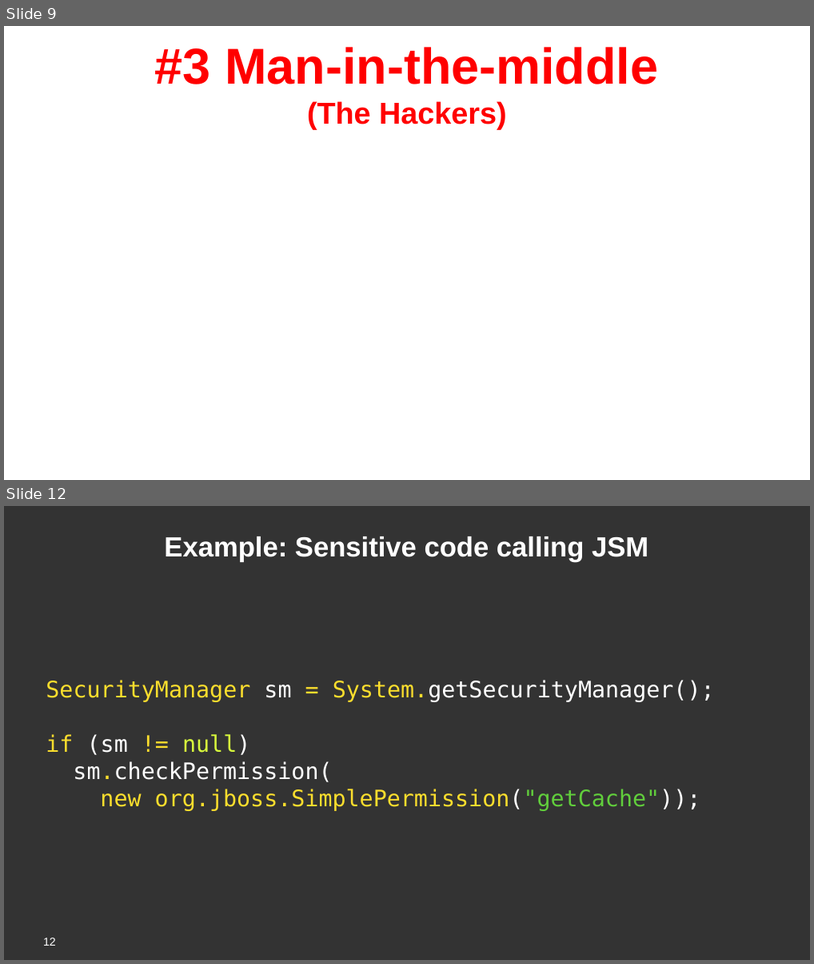
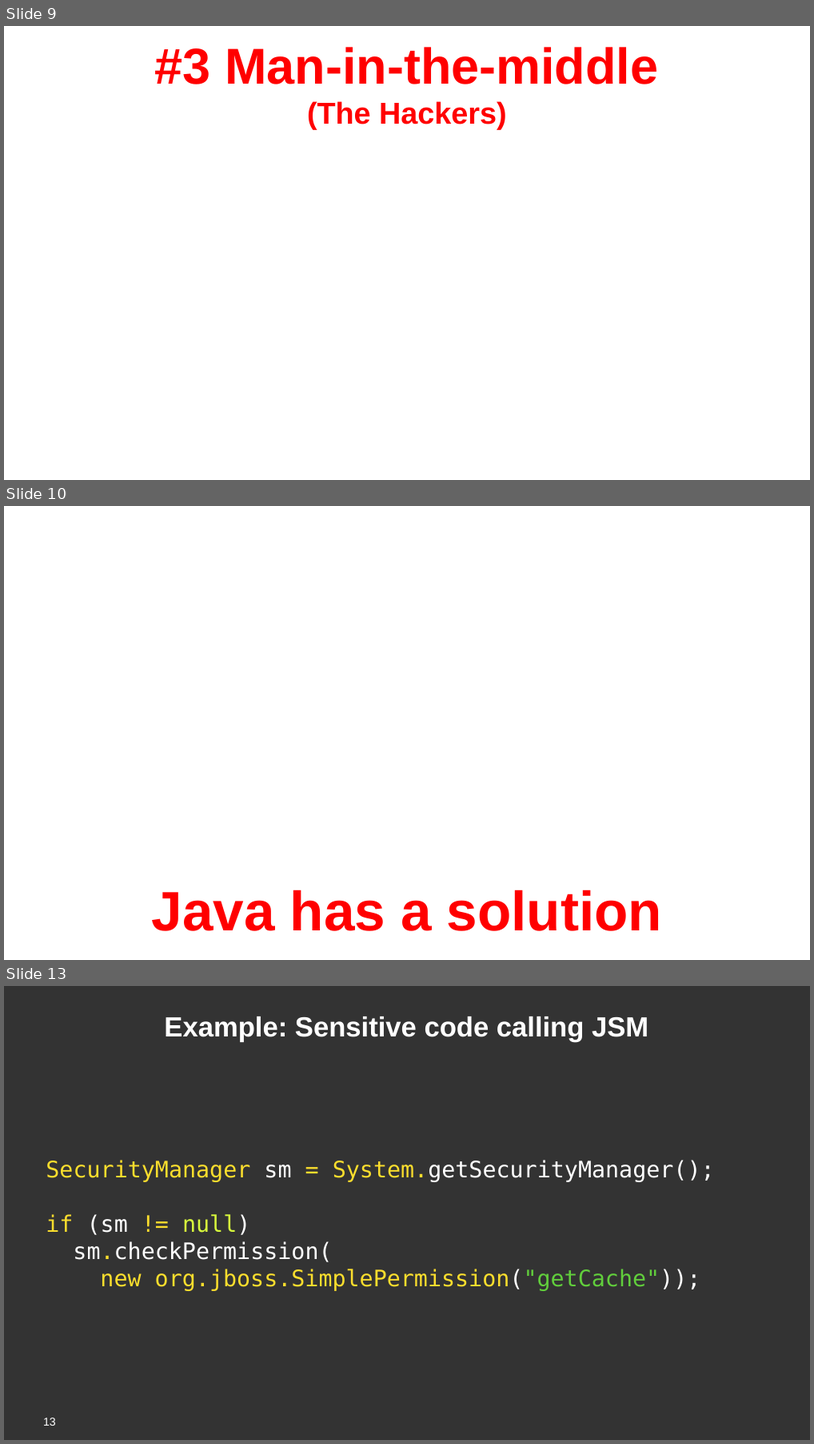
Before and after one commit to kwart/presentations, a slide deck: sec-man-reloaded.odp. Shown one above the other, each under a label of ours: slides 9 and 12 before the commit, slides 9, 10 and 13 after it; the slides between them are not shown. The pictures are 814x964 and 814x1444 pixels, drawn with LibreOffice and Linux fonts; fonts in the diff are those of the drawing; background and template pictures are left out. Boxes give left, top, right and bottom in pixels: in the first picture for what was removed or moved away, otherwise in the second. Text is boxed around its words. In the diff, an @@ line names an element or a change of style, - is before the commit and + after.

```diff
--- a/sec-man-reloaded.odp
+++ b/sec-man-reloaded.odp
@@ slide 10 added at (4,506,810,960), background picture (left out) @@
@@ title added at (152,889,662,931), 88 pt, text #FF0000, bold @@
+Java has a solution
@@ what was slide 12 is now slide 13 @@
@@ page number at (43,1417,56,1425): text changed @@
-12
+13
```
Also in this commit, not shown: 4 slides changed.
